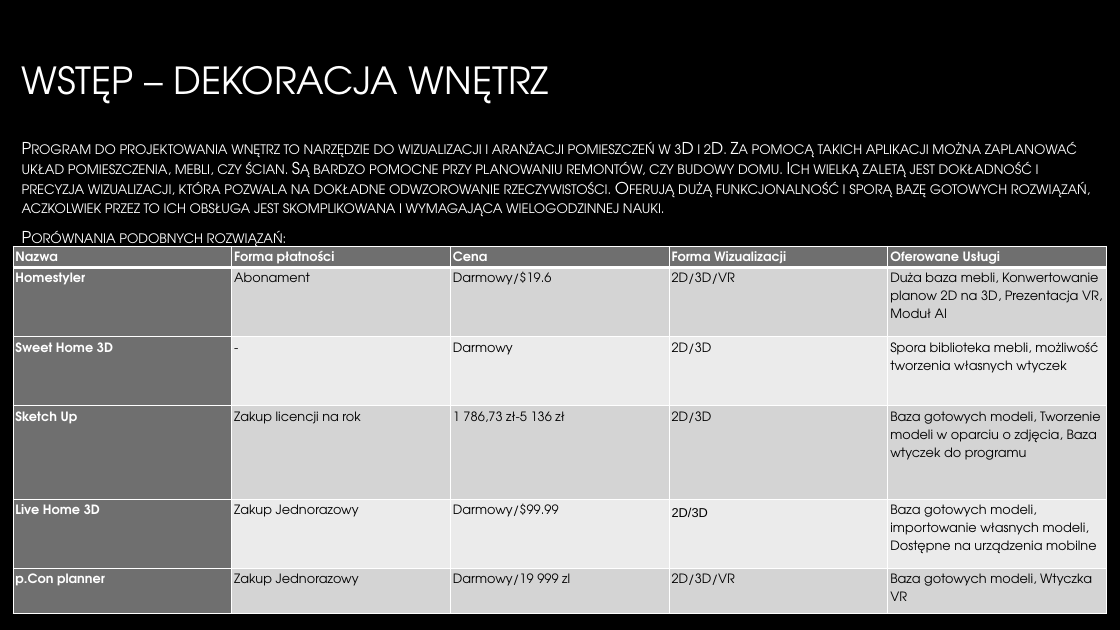
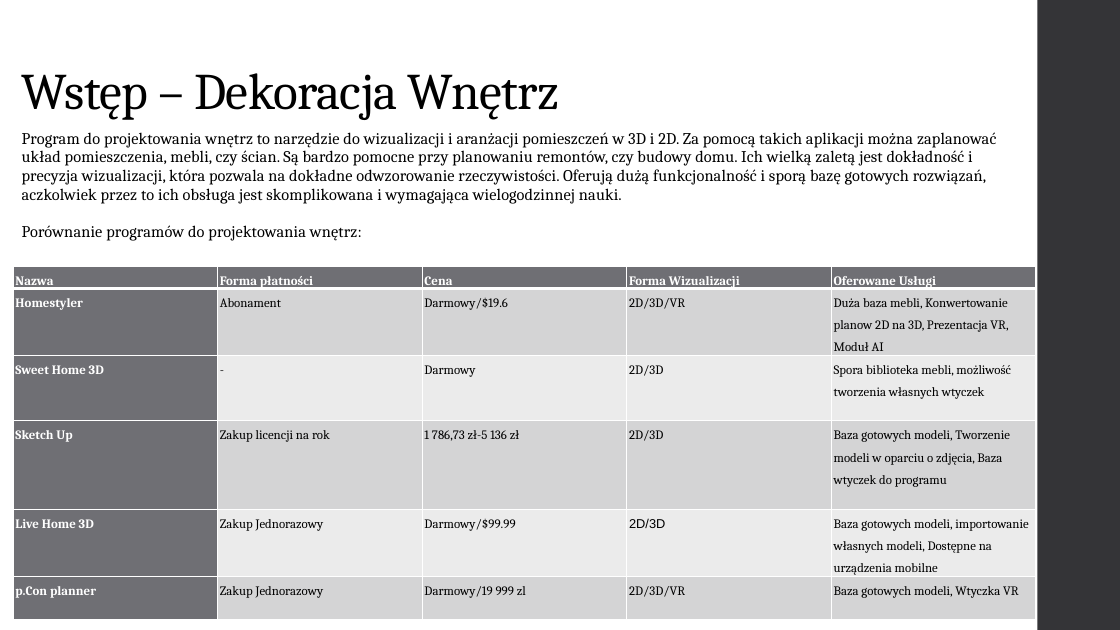
Before and after one commit to GlitchedGuest/PracaInzynieryjska, a slide deck: slide 2 of PrezentacjaAndrzejParuch.pptx. Drawn at 1120x630 pixels with LibreOffice and Linux fonts; fonts in the diff are those of the drawing; background and template pictures are left out. Boxes give left, top, right and bottom in pixels: in the first picture for what was removed or moved away, otherwise in the second. Text is boxed around its words. In the diff, an @@ line names an element or a change of style, - is before the commit and + after.

```diff
--- a/PrezentacjaAndrzejParuch.pptx
+++ b/PrezentacjaAndrzejParuch.pptx
@@ background picture (left out) to #FFFFFF @@
@@ rectangle added at (1038, 0, 1120, 630), fill #353537 @@
@@ title "Wstęp – Dekoracja Wnętrz" at (22, 73, 560, 120): vertical alignment middle to bottom @@
@@ title at (22, 73, 560, 120): text changed; size 32 to 44 pt; font TeX Gyre Adventor to Cambria; text colour gradient #FFFFFF to #A6A6A6 to #000000 @@
-WSTĘP – DEKORACJA WNĘTRZ
+Wstęp – Dekoracja Wnętrz
@@ text "Program do projektowania wnętrz to ..." at (22, 132, 996, 241): vertical alignment middle to top @@
@@ text at (22, 132, 996, 204): font TeX Gyre Adventor to Cambria, text colour gradient #FFFFFF to #BFBFBF to #000000, letter spacing 0 to 0.1 pt, small capitals off; line spacing 1 to 0.95; more space between paragraphs @@
@@ text at (22, 225, 362, 241): text changed; font TeX Gyre Adventor to Cambria; text colour gradient #FFFFFF to #BFBFBF to #000000 @@
-Porównania podobnych rozwiązań:
+Porównanie programów do projektowania wnętrz:
@@ table at (13, 266, 1038, 618) @@
@@ fill #6F6F6F to #6F6F74 in 10 cells @@
@@ fill #D5D5D5 to #D5D5D6 in 12 cells @@
@@ font TeX Gyre Adventor to Cambria @@
@@ table: place and size @@
-table at (13, 246, 1106, 613)
+table at (13, 266, 1038, 618)
```
Also in this commit, not shown: 12 other slides changed.
